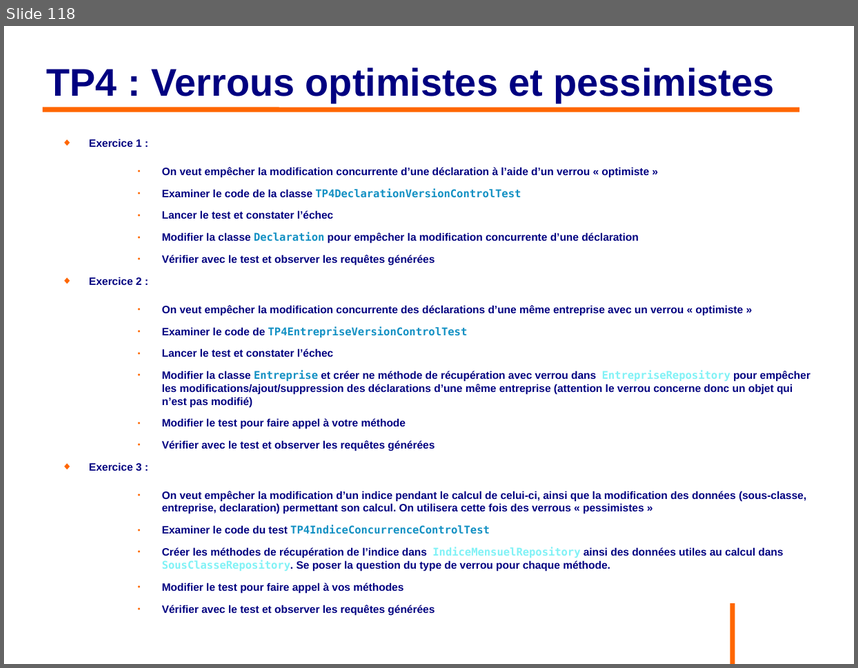
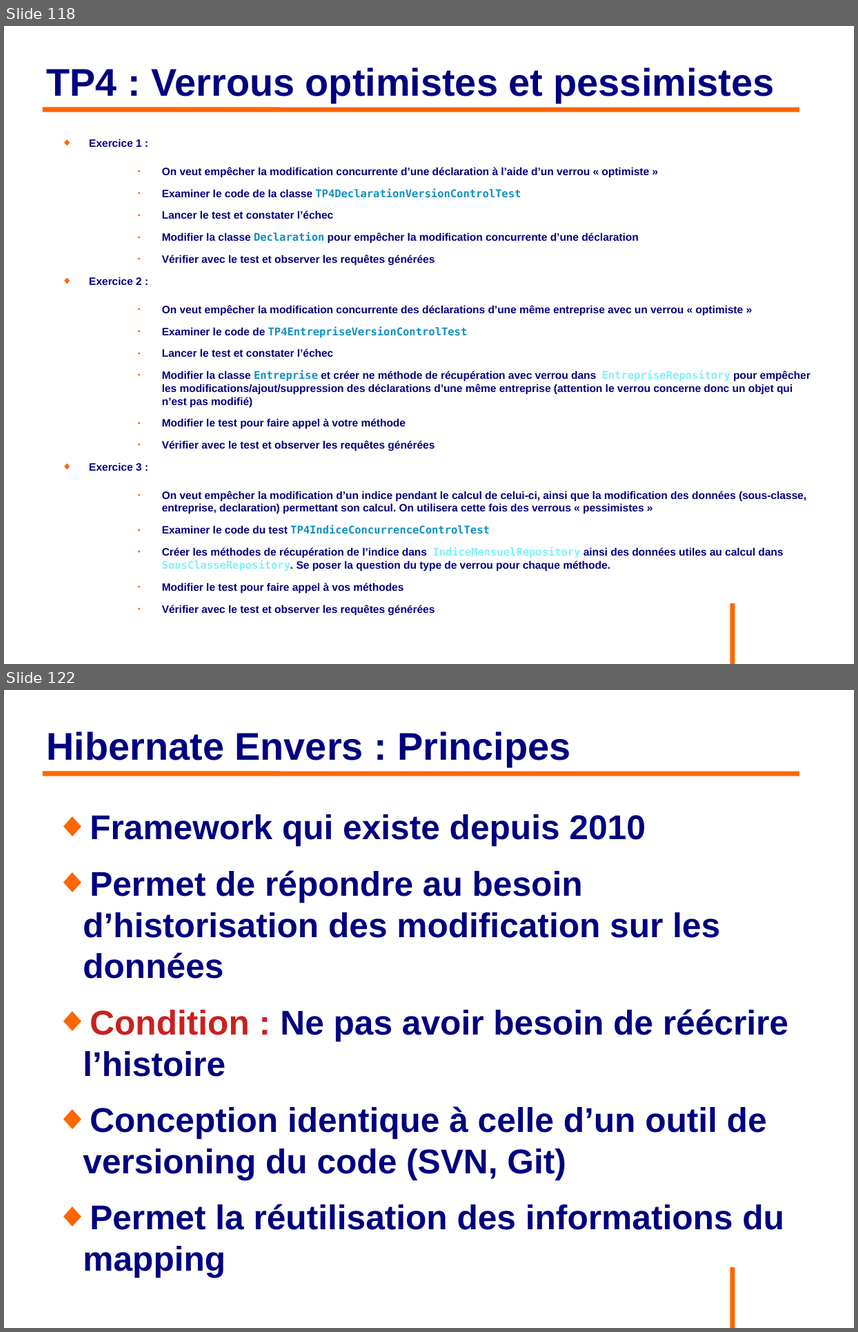
Before and after one commit to philphils/formation-hibernate-avancee, a slide deck: Documentation/diapo_formation_hibernate_avancee.odp. Shown one above the other, each under a label of ours: slide 118 before the commit, slides 118 and 122 after it; the slides between them are not shown. The pictures are 858x668 and 858x1332 pixels, drawn with LibreOffice and Linux fonts; fonts in the diff are those of the drawing; background and template pictures are left out. Boxes give left, top, right and bottom in pixels: in the first picture for what was removed or moved away, otherwise in the second. Text is boxed around its words. In the diff, an @@ line names an element or a change of style, - is before the commit and + after.

Commit message:
Avanacement diapo hibernate envers

```diff
--- a/Documentation/diapo_formation_hibernate_avancee.odp
+++ b/Documentation/diapo_formation_hibernate_avancee.odp
@@ slide 122 added at (x1=4, y1=690, x2=854, y2=1328), background #FFFFFF; not listed: 1 template element that a slide beside it also shows @@
@@ title added at (x1=47, y1=731, x2=570, y2=767), 36 pt, text #000080, bold @@
+Hibernate Envers : Principes
@@ line added from (43, 773) to (800, 773), #FF6600 4.54 pt @@
@@ text added at (x1=83, y1=814, x2=789, y2=1230), 32 pt, text #000080, bold @@
+◆ Framework qui existe depuis 2010
+◆ Permet de répondre au besoin d’historisation des modification sur les données
+◆ Condition : Ne pas avoir besoin de réécrire l’histoire
+◆ Conception identique à celle d’un outil de versioning du code (SVN, Git)
+◆ Permet la réutilisation des informations du mapping
```
Also in this commit, not shown: 28 other slides added.
